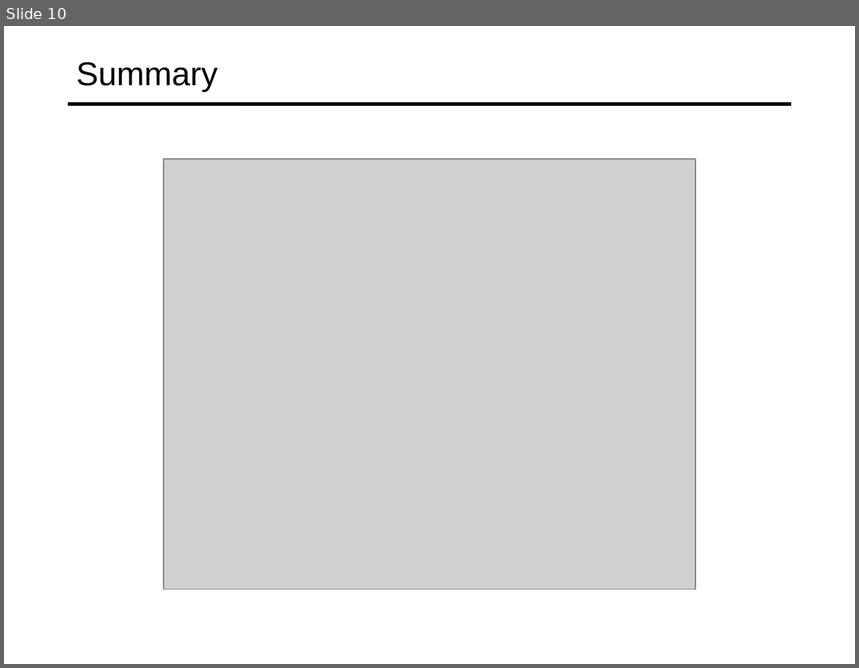
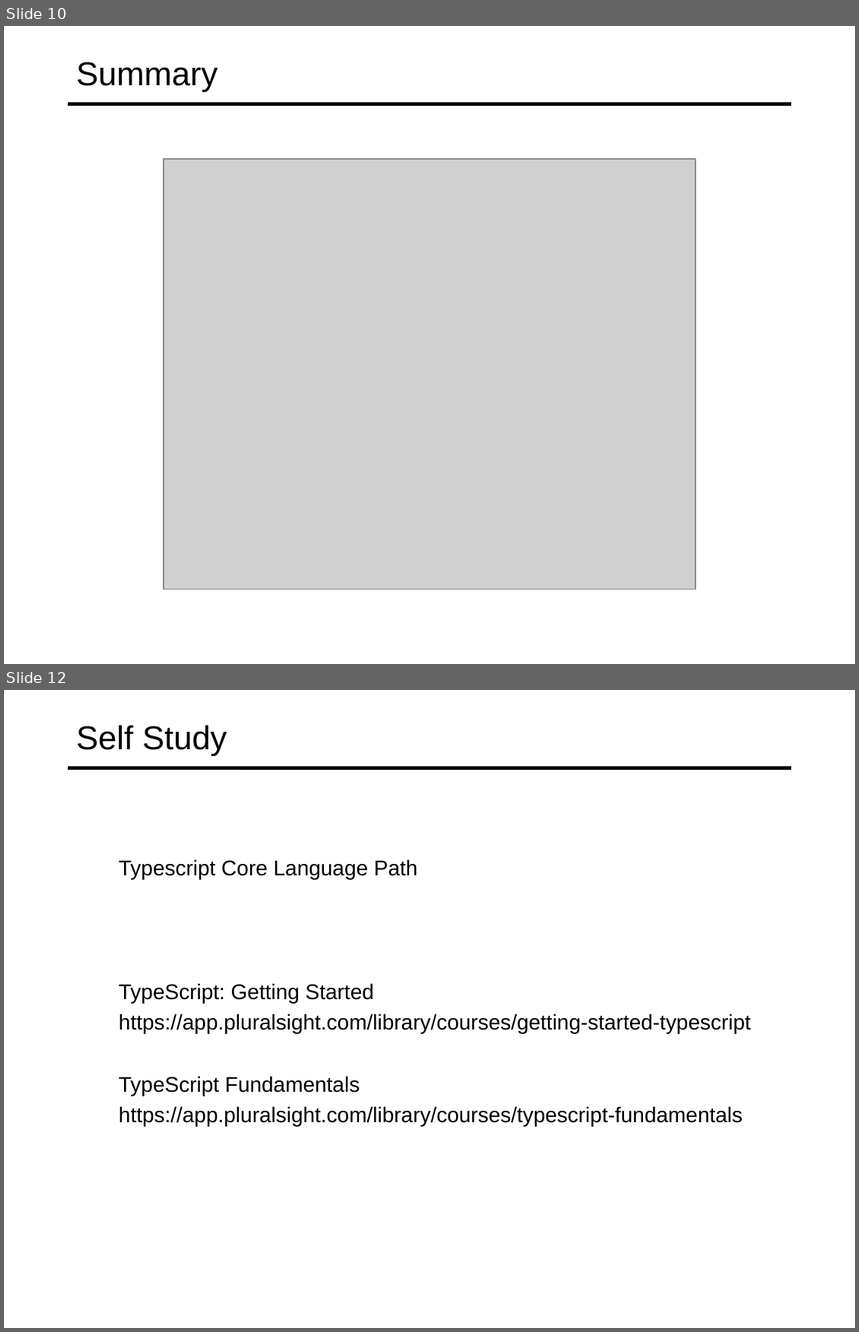
Before and after one commit to specter01wj/Jago_Link_Training, a slide deck: Angular/Angular12/TypeScript Fundamentals/5-Creating-And-Using-Classes/L5_Creating and Using Classes.ppt. Shown one above the other, each under a label of ours: slide 10 before the commit, slides 10 and 12 after it; the slides between them are not shown. The pictures are 859x668 and 859x1332 pixels, drawn with LibreOffice and Linux fonts; fonts in the diff are those of the drawing; grey boxes stand for pictures. Boxes give left, top, right and bottom in pixels: in the first picture for what was removed or moved away, otherwise in the second. Text is boxed around its words. In the diff, an @@ line names an element or a change of style, - is before the commit and + after.

```diff
--- a/Angular/Angular12/TypeScript Fundamentals/5-Creating-And-Using-Classes/L5_Creating and Using Classes.ppt
+++ b/Angular/Angular12/TypeScript Fundamentals/5-Creating-And-Using-Classes/L5_Creating and Using Classes.ppt
@@ slide 12 added at [4, 690, 855, 1328], background #FFFFFF; not listed: 1 template element that a slide beside it also shows @@
@@ title added at [76, 725, 227, 756], 28 pt, text #000000 @@
+Self Study
@@ text added at [119, 859, 751, 1126], 18 pt, text #000000 @@
+  Typescript Core Language Path
+  TypeScript: Getting Started
+  https://app.pluralsight.com/library/courses/getting-started-typescript
+  TypeScript Fundamentals
+  https://app.pluralsight.com/library/courses/typescript-fundamentals
```
Also in this commit, not shown: 1 other slide added, 16 other files.
